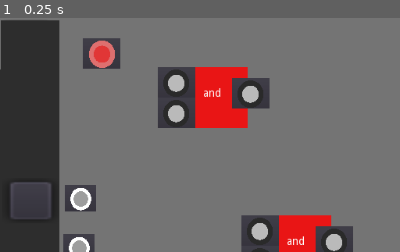
Above: before the commit, frame 1.
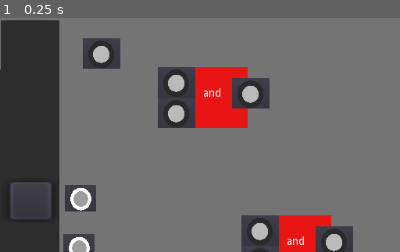
Above: after the commit, the same moment.

Repository: Boyquotes/Logic_Gates
Game: Godot game, scene res://Control.tscn
Two runs of this game, one before a commit and one after it. Both use one fixed random seed, a clock stepped at 60 frames per second and the inputs below. This scene is started directly instead of the project's main scene.
Inputs:
- Up to frame 1 (0.25 s): no input
The pictures show only the part of the screen within x 0-50%, y 0-50%; the shares and areas given below are measured in that part.

The runs differ from the first frame. In frame 1, 0.6% of the frame differs, in the area x 22-29%, y 9-22%.

Commit message:
logic gates now output stuff, but i also broke some stuff :(

Diff:
--- a/board.gd
+++ b/board.gd
@@ -4,7 +4,7 @@
 var output_template = load("res://plug.tscn")
 
 func reposition_buttons():
-	var spacing = self.get_child(1).rect_size.y / (num_outputs - 4)
+	var spacing = self.rect_size.y / (num_outputs - 4)
 	var y_input = spacing
 
 	for i in self.get_children():
--- a/board.tscn
+++ b/board.tscn
@@ -11,7 +11,6 @@
 margin_right = 1051.19
 margin_bottom = 599.0
 color = Color( 0.458824, 0.458824, 0.458824, 1 )
-script = ExtResource( 4 )
 __meta__ = {
 "_edit_use_anchors_": false
 }
@@ -27,6 +26,7 @@
 margin_top = 73.615
 margin_right = 1031.29
 margin_bottom = 528.615
+script = ExtResource( 4 )
 
 [node name="remove_output" type="Button" parent="."]
 margin_left = 971.0
@@ -51,5 +51,5 @@
 __meta__ = {
 "_edit_use_anchors_": false
 }
-[connection signal="pressed" from="remove_output" to="." method="_on_remove_output_pressed"]
-[connection signal="pressed" from="add_output" to="." method="_on_add_output_pressed"]
+[connection signal="pressed" from="remove_output" to="output_board" method="_on_remove_output_pressed"]
+[connection signal="pressed" from="add_output" to="output_board" method="_on_add_output_pressed"]
--- a/gate.gd
+++ b/gate.gd
@@ -8,9 +8,18 @@
 #Has to be atleast one
 var num_inputs = 2
 var num_outputs = 1
+var int_input
+var spacing = null
+var output_table = ["0", "0", "0", "1"]
 
-var spacing = null
-var output_table = [0, 0, 0, 1]
+func bin2dec(bin):
+	var count = pow(2, len(bin) - 1)
+	var dec = 0
+	for i in bin:
+		dec += int(i) * count
+		count = count / 2
+	return dec
+
 
 func _ready():
 	if num_inputs > num_outputs:
@@ -53,3 +62,23 @@
 		elif "output" in i.get_name():
 			i.set_position(Vector2(self.rect_size.x - 20, x_out))
 			x_out += out_spacing
+
+func _process(delta):
+	var inputs = ""
+	for i in self.get_children():
+		if "Label" in i.get_name():
+			continue
+		if "out" in i.get_name():
+			break
+		if i.on:
+			inputs = "1" + inputs
+		else:
+			inputs = "0" + inputs
+	int_input = bin2dec(inputs)
+
+	for i in range(num_outputs):
+		var j = self.get_child(num_inputs + i + 1)
+		if output_table[int_input][i] == "1":
+			j.on = true
+		else:
+			j.on = false
--- a/gate.tscn
+++ b/gate.tscn
@@ -15,7 +15,7 @@
 margin_top = 12.0
 margin_right = 37.0
 margin_bottom = 26.0
-text = "AAAA"
+text = "Temp"
 __meta__ = {
 "_edit_use_anchors_": false
 }
--- a/plug.gd
+++ b/plug.gd
@@ -24,15 +24,14 @@
 		out = false
 
 func _process(delta):
-
 	#verafaying synchronazation with a link node and correcting it
 	if lead != null:
 		if on != lead.on:
 			on = lead.on
-			if on:
-				icon = icon_on
-			else:
-				icon = icon_off
+	if on:
+		icon = icon_on
+	else:
+		icon = icon_off
 
 func _input(event):
 	#links itself with a plug
